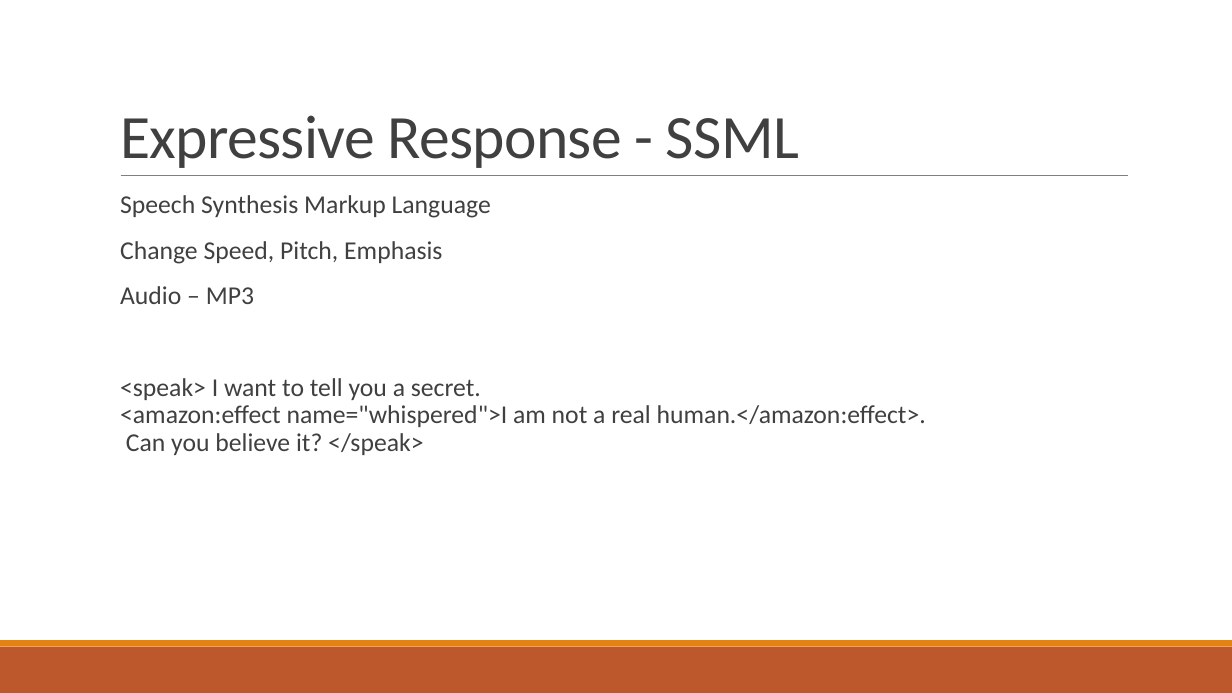
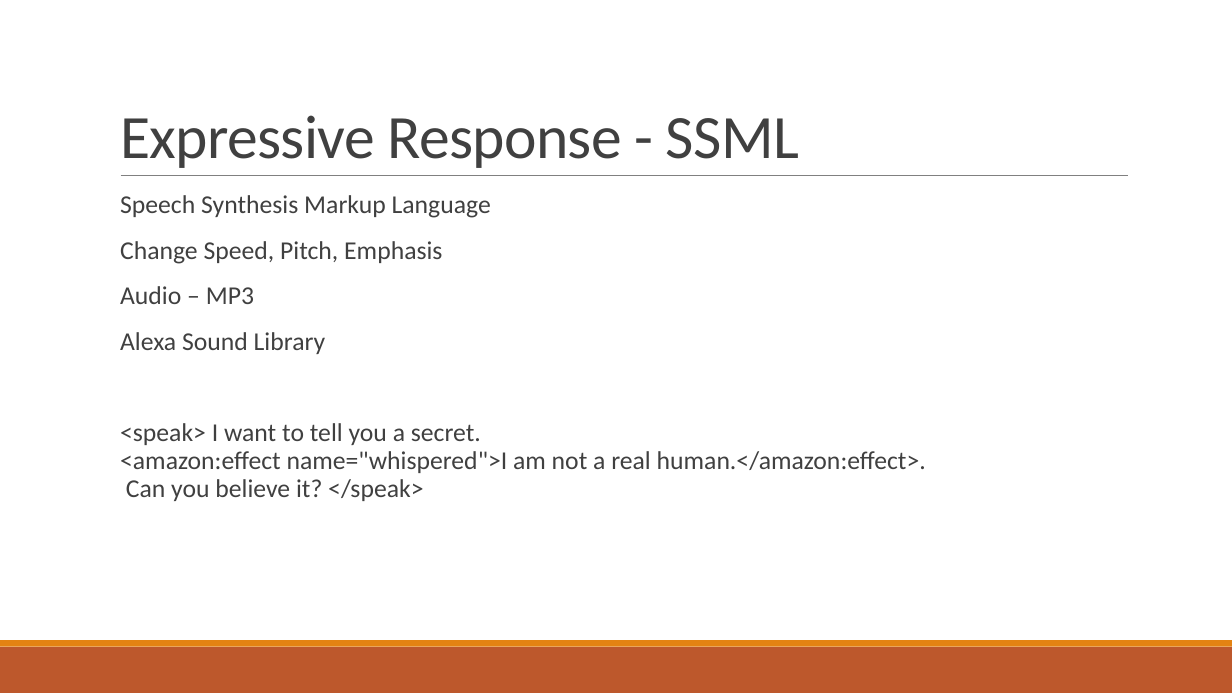
Before and after one commit to stoiveyp/DDDWales2018, a slide deck: slide 21 of Presentation/VoiceAndMore.pptx. Drawn at 1232x693 pixels with LibreOffice and Linux fonts; fonts in the diff are those of the drawing. Boxes give left, top, right and bottom in pixels: in the first picture for what was removed or moved away, otherwise in the second. Text is boxed around its words. In the diff, an @@ line names an element or a change of style, - is before the commit and + after.

```diff
--- a/Presentation/VoiceAndMore.pptx
+++ b/Presentation/VoiceAndMore.pptx
@@ text at bbox=[120, 332, 326, 354]: paragraph added @@
+  Alexa Sound Library
```
Also in this commit, not shown: 4 other slides changed.
